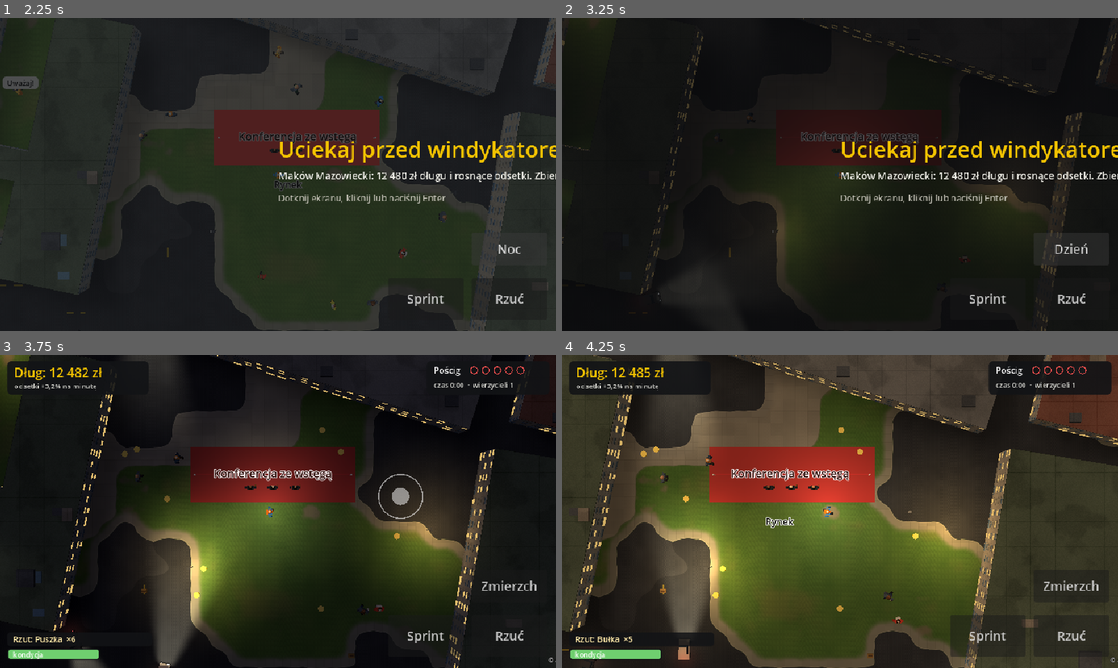
Above: before the commit, frames 1-4 (two rows, left to right).
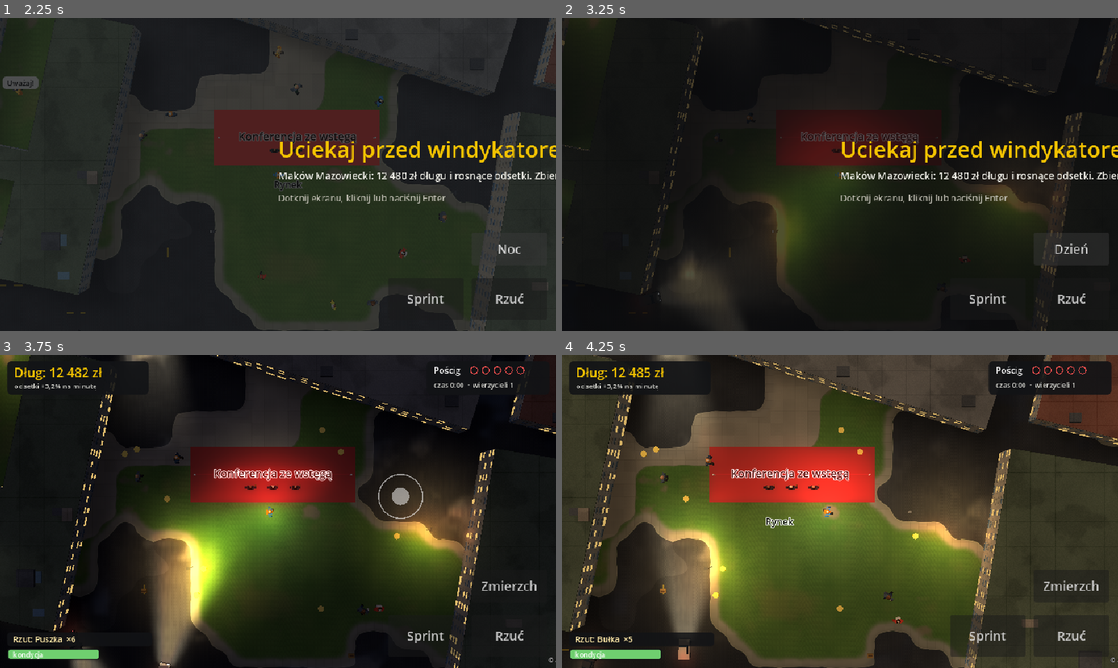
Above: after the commit, the same moments.

Repository: z0z6/GTA26
Game: Godot game, scene res://scenes/main.tscn
Two runs of this game, one before a commit and one after it. Both use one fixed random seed, a clock stepped at 60 frames per second and the inputs below.
Inputs (mouse positions are in pixels of both pictures, inside the frame that each line leads up to):
- Up to frame 1 (2.25 s): click "Rzuć" at 0.5 s; click "Sprint" at 1.25 s; click "Zmierzch" at 2 s
- Up to frame 2 (3.25 s): click "Noc" at 2.75 s
- Up to frame 3 (3.75 s): tap Enter at 3.5 s; move the mouse to (400, 495) at 3.52 s; hold D from 3.53 s (still down); tap N at 3.6 s; click (400, 495) at 3.67 s
- Up to frame 4 (4.25 s): keep holding D; tap Space at 3.77 s

Frame 1 is identical in both runs. In frame 2, 0.4% of the frame differs, in the area x 21-48%, y 41-89%; in frame 3, 9.5%, in the area x 13-86%, y 0-100%; in frame 4, 6.0%.

Commit message:
Add files via upload

Diff:
--- a/scripts/main.gd
+++ b/scripts/main.gd
@@ -14,6 +14,7 @@
 const MeshBuilder := preload("res://scripts/mesh_builder.gd")
 const CharacterScript := preload("res://scripts/character.gd")
 const LightMapScript := preload("res://scripts/lightmap.gd")
+const PostFxScript := preload("res://scripts/postfx.gd")
 const SHADOW_SHADER: Shader = preload("res://shaders/shadow.gdshader")
 
 const NIGHT_DUSK := 0.5     # etapy doby: 0 dzien, 0.5 zmierzch, 1 noc
@@ -33,6 +34,7 @@
 var rng := RandomNumberGenerator.new()
 var world
 var lights            # mapa swiatel (scripts/lightmap.gd)
+var postfx            # bloom (scripts/postfx.gd)
 var flow
 var player
 var cam: Camera3D
@@ -104,6 +106,8 @@
 			_steps = int(a.substr(8))
 	lights = LightMapScript.new()
 	add_child(lights)
+	postfx = PostFxScript.new()
+	add_child(postfx)
 	world = WorldScript.new()
 	add_child(world)
 	world.setup()
@@ -645,6 +649,7 @@
 		shake -= dt
 	night_cur = move_toward(night_cur, night_target, dt * 0.6)
 	world.set_night(night_cur)
+	postfx.set_night(night_cur)
 	_update_camera(dt)
 	_update_lights(dt)
 	_update_shadows()
--- /dev/null
+++ b/scripts/postfx.gd
@@ -0,0 +1,32 @@
+extends CanvasLayer
+## Post-processing: bloom (shaders/bloom.gdshader). Dziala tylko wieczorem i w nocy, w dzien jest wylaczony.
+## Na slabszych telefonach mozna calkiem wylaczyc: ENABLED = false.
+
+const ENABLED := true
+const BLOOM_STRENGTH := 0.6
+
+var _rect: ColorRect
+var _mat: ShaderMaterial
+
+
+func _ready() -> void:
+	layer = 0                       # pod interfejsem (HUD siedzi w CanvasLayer 1)
+	_mat = ShaderMaterial.new()
+	_mat.shader = preload("res://shaders/bloom.gdshader")
+	_rect = ColorRect.new()
+	_rect.material = _mat
+	_rect.mouse_filter = Control.MOUSE_FILTER_IGNORE
+	_rect.set_anchors_preset(Control.PRESET_FULL_RECT)
+	_rect.visible = false
+	add_child(_rect)
+
+
+## night: 0 dzien, ~0.5 zmierzch, 1 noc (jak g_night).
+func set_night(night: float) -> void:
+	var k := smoothstep(0.15, 0.8, night)
+	_rect.visible = ENABLED and k > 0.01
+	if not _rect.visible:
+		return
+	_mat.set_shader_parameter("strength", BLOOM_STRENGTH * k)
+	# o zmierzchu tlo jest jasniejsze, wiec prog wyzszy; w nocy nizszy
+	_mat.set_shader_parameter("threshold", lerpf(0.55, 0.30, smoothstep(0.5, 1.0, night)))
--- /dev/null
+++ b/shaders/bloom.gdshader
@@ -0,0 +1,24 @@
+shader_type canvas_item;
+render_mode blend_add;
+
+// Bloom: swiecace miejsca (reflektory, latarnie, okna, odbicia) rozlewaja sie miekka poswiata.
+// Probkuje kolejne poziomy mipmap ekranu (coraz bardziej rozmyte) i dodaje to, co przekracza prog.
+// Rysowany pod interfejsem (CanvasLayer nizej niz HUD), wiec HUD nie jest rozmywany.
+uniform sampler2D screen_tex : hint_screen_texture, repeat_disable, filter_linear_mipmap;
+uniform float strength = 0.0;     // 0 = wylaczony (ustawiane z postfx.gd wedlug pory doby)
+uniform float threshold = 0.2;    // od jakiej jasnosci zaczyna sie poswiata
+
+vec3 glow_at(vec2 uv, float lod, float thr) {
+	vec3 c = textureLod(screen_tex, uv, lod).rgb;
+	return max(c - vec3(thr), vec3(0.0));
+}
+
+void fragment() {
+	vec2 uv = SCREEN_UV;
+	vec3 g = vec3(0.0);
+	g += glow_at(uv, 2.0, threshold * 1.00) * 0.70;
+	g += glow_at(uv, 3.0, threshold * 0.85) * 0.65;
+	g += glow_at(uv, 4.0, threshold * 0.75) * 0.50;
+	g += glow_at(uv, 5.0, threshold * 0.65) * 0.40;
+	COLOR = vec4(g * strength, 1.0);
+}
--- a/shaders/ground.gdshader
+++ b/shaders/ground.gdshader
@@ -5,6 +5,7 @@
 uniform sampler2D gridtex : filter_nearest, repeat_disable;  // R8: klasa podloza
 uniform sampler2D bmask : filter_linear, repeat_disable;     // R8: pokrycie budynkami
 uniform vec2 grid_size = vec2(1074.0, 1001.0);
+uniform float wetness : hint_range(0.0, 1.0) = 1.0;   // 0 = suchy asfalt, 1 = mokry (widoczny od zmierzchu)
 varying vec3 wpos;
 
 void vertex() {
@@ -185,6 +186,33 @@
 	sh /= 3.0;
 	col *= 1.0 - 0.34 * clamp(sh, 0.0, 1.0);
 
-	col = apply_night(col, p);
+	// --- mokry asfalt: ciemniejsza nawierzchnia, kaluze i odbicia swiatel (tylko wieczorem i w nocy) ---
+	float wet = 0.0;
+	float dark_wet = smoothstep(0.1, 0.7, night) * wetness;
+	if (dark_wet > 0.001) {
+		float road = smoothstep(0.55, 1.1, roadw);
+		float puddle = smoothstep(0.50, 0.64, fbm(p * 0.28 + vec2(17.0, 5.0)));
+		wet = road * mix(0.55, 1.0, puddle) * dark_wet;
+		col *= 1.0 - 0.26 * wet;
+		col = apply_night(col, p);
+		if (wet > 0.01) {
+			// odbicie: swiatlo rozmazane wzdluz osi pionowej ekranu (jak odbicie latarni w kaluzy),
+			// w kaluzach mocniejsze i bardziej "lustrzane"
+			float reach = mix(0.5, 0.9, puddle);
+			vec3 refl = light_rgb(p) * 1.0;
+			for (int i = 1; i <= 3; i++) {
+				float o = float(i) * reach;
+				float wgt = 1.0 - float(i) * 0.25;
+				refl += (light_rgb(p + vec2(0.0, o)) + light_rgb(p - vec2(0.0, o))) * wgt;
+			}
+			refl *= 1.0 / 4.0;
+			float glint = 0.85 + 0.30 * vnoise(vec2(p.x * 9.0, p.y * 2.5 + TIME * 0.25));   // pionowe, drobne bloki swiatla
+			float spec = wet * mix(0.30, 0.75, puddle) * glint * lamps_on(night);
+			col += refl * spec * vec3(1.0, 0.96, 0.88);
+			col += vec3(0.020, 0.028, 0.050) * wet * puddle * night;   // chlodny polysk nieba w kaluzach
+		}
+	} else {
+		col = apply_night(col, p);
+	}
 	ALBEDO = to_lin(col);
 }
Not shown, added: scripts/postfx.gd.uid
Not shown, added: shaders/bloom.gdshader.uid
Not shown, changed: README.md
